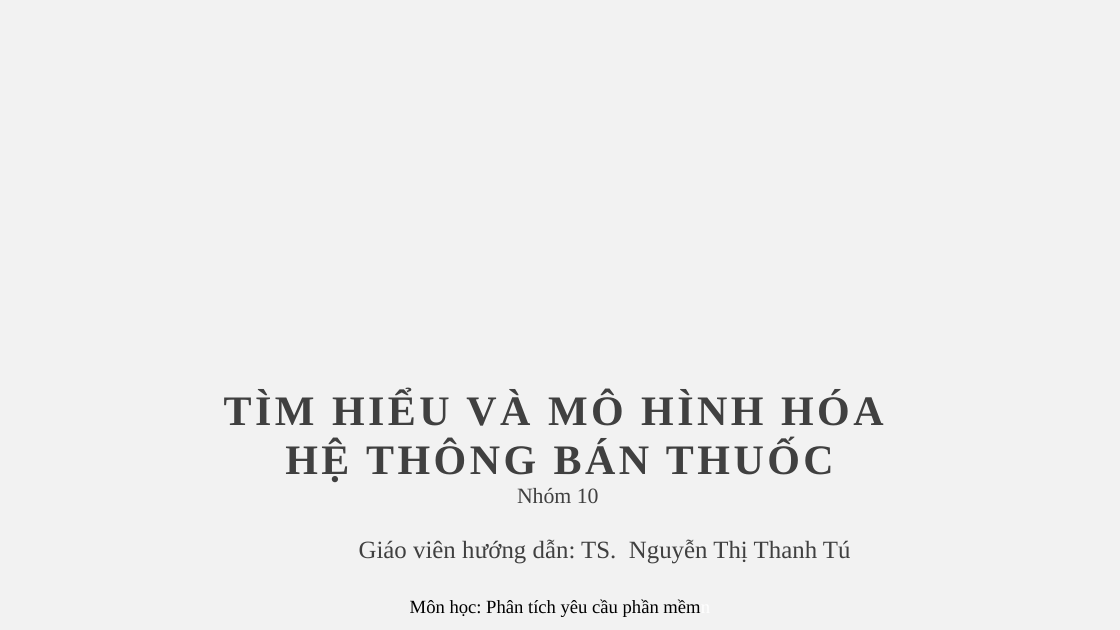
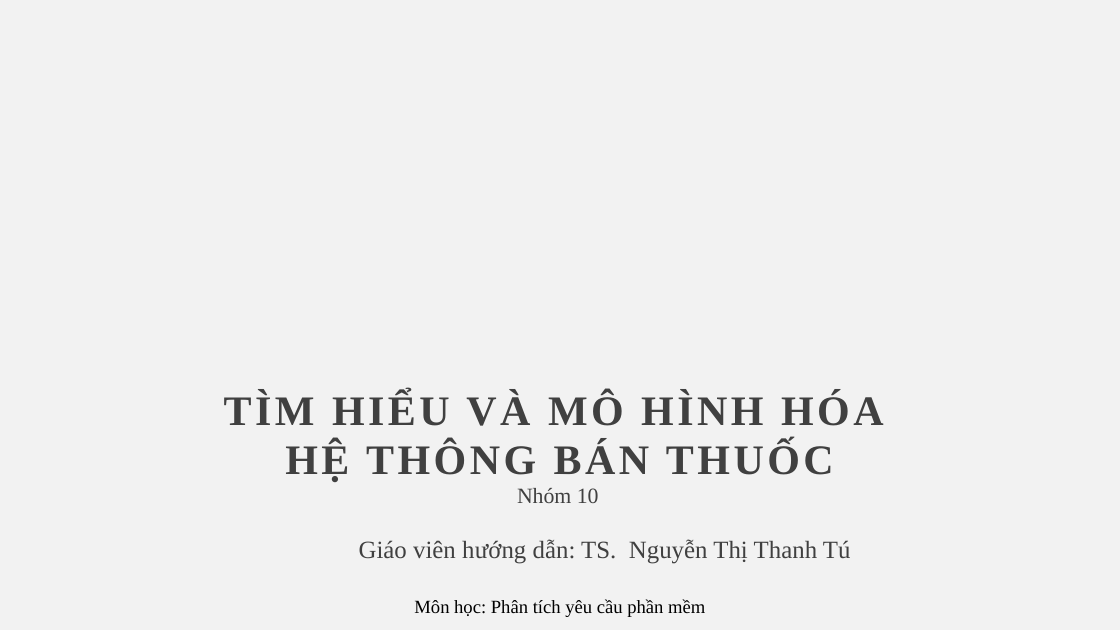
Before and after one commit to Linkadi98/Software-Requirement-Analystic, a slide deck: slide 1 of BTL.pptx. Drawn at 1120x630 pixels with LibreOffice and Linux fonts; fonts in the diff are those of the drawing; background and template pictures are left out. Boxes give left, top, right and bottom in pixels: in the first picture for what was removed or moved away, otherwise in the second. Text is boxed around its words. In the diff, an @@ line names an element or a change of style, - is before the commit and + after.

```diff
--- a/BTL.pptx
+++ b/BTL.pptx
@@ text at (414, 599, 705, 617): text changed @@
-Môn học: Phân tích yêu cầu phần mềmn
+Môn học: Phân tích yêu cầu phần mềm
```
Also in this commit, not shown: 2 slides added.
